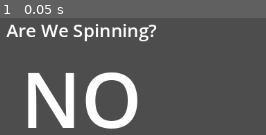
Above: before the commit, frame 1.
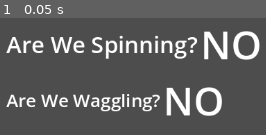
Above: after the commit, the same moment.

Repository: W-Cooke/Godot-Spin
Game: Godot game, scene res://main.tscn
Two runs of this game, one before a commit and one after it. Both use one fixed random seed, a clock stepped at 60 frames per second and the inputs below.
Inputs:
- Up to frame 1 (0.05 s): no input

The runs differ from the first frame. In frame 1, 24% of the frame differs, in the area x 2-98%, y 5-95%.

Commit message:
implementing waggle detection
Heh, waggle.

Diff:
--- /dev/null
+++ b/Waggler.gd
@@ -0,0 +1,38 @@
+extends Node
+
+#TODO: attach waggle script to check for waggle
+var waggle_array = []
+var is_spinning : bool = false
+var is_waggling : bool = false
+signal waggle_signal
+
+func waggle():
+	var stick_rotation: Vector2 = Vector2(Input.get_joy_axis(0, JOY_AXIS_RIGHT_Y), Input.get_joy_axis(0, JOY_AXIS_RIGHT_X))
+	if stick_rotation.y > 0.2 or stick_rotation.y < -0.2:
+		waggle_array.push_front(stick_rotation.y)
+	if waggle_array.size() > 21:
+		# same hacky method to get ride of one null value at beginning of array ¯\_(ツ)_/¯
+		waggle_array.resize(20)
+		print(is_spinning)
+		waggle_array.resize(1)
+		#TODO: calculate threshold for detecting waggle, implement waggle script
+		#TODO: look up array methods to figure this out
+
+func _process(_delta):
+	waggle()
+
+func reset_bools():
+	is_waggling = false
+
+func signal_bools():
+	if is_waggling:
+		waggle_signal.emit("YES")
+	else:
+		waggle_signal.emit("NO")
+
+func _on_spinner_spinning_signal(string):
+	# ensures that waggle script won't execute when stick is spinning
+	if string == "NO":
+		is_spinning = false
+	else:
+		is_spinning = true
--- a/main.gd
+++ b/main.gd
@@ -1,6 +1,7 @@
 extends Node
 
-@onready var spin_label = $VBoxContainer/Label2
+@onready var spin_label = $VBoxContainer/HBoxContainer/Label2
+@onready var waggle_label = $VBoxContainer/HBoxContainer2/Label3
 
 var spinning_clockwise = false
 var spinning_anticlockwise = false
@@ -10,3 +11,7 @@
 
 func _on_spinner_spinning_signal(string):
 	spin_label.text = string
+
+
+func _on_waggler_waggle_signal(string):
+	waggle_label.text = string
--- a/main.tscn
+++ b/main.tscn
@@ -1,13 +1,17 @@
-[gd_scene load_steps=3 format=3 uid="uid://fatf0k3rjpda"]
+[gd_scene load_steps=4 format=3 uid="uid://fatf0k3rjpda"]
 
 [ext_resource type="Script" path="res://main.gd" id="1_78q1y"]
 [ext_resource type="PackedScene" uid="uid://o5y1frrf2get" path="res://spinner.tscn" id="1_xwp8b"]
+[ext_resource type="Script" path="res://Waggler.gd" id="3_isktw"]
 
 [node name="main" type="Node"]
 script = ExtResource("1_78q1y")
 
 [node name="Spinner" parent="." instance=ExtResource("1_xwp8b")]
 position = Vector2(572, 322)
+
+[node name="Waggler" type="Node" parent="."]
+script = ExtResource("3_isktw")
 
 [node name="VBoxContainer" type="VBoxContainer" parent="."]
 offset_left = 38.0
@@ -20,13 +24,29 @@
 
 [node name="Label" type="Label" parent="VBoxContainer/HBoxContainer"]
 layout_mode = 2
-theme_override_font_sizes/font_size = 26
+theme_override_font_sizes/font_size = 33
 text = "Are We Spinning?"
 
-[node name="Label2" type="Label" parent="VBoxContainer"]
+[node name="Label2" type="Label" parent="VBoxContainer/HBoxContainer"]
 layout_mode = 2
-theme_override_font_sizes/font_size = 111
+theme_override_font_sizes/font_size = 56
+text = "NO"
+horizontal_alignment = 1
+
+[node name="HBoxContainer2" type="HBoxContainer" parent="VBoxContainer"]
+layout_mode = 2
+
+[node name="Label" type="Label" parent="VBoxContainer/HBoxContainer2"]
+layout_mode = 2
+theme_override_font_sizes/font_size = 26
+text = "Are We Waggling?"
+
+[node name="Label3" type="Label" parent="VBoxContainer/HBoxContainer2"]
+layout_mode = 2
+theme_override_font_sizes/font_size = 56
 text = "NO"
 horizontal_alignment = 1
 
 [connection signal="spinning_signal" from="Spinner" to="." method="_on_spinner_spinning_signal"]
+[connection signal="spinning_signal" from="Spinner" to="Waggler" method="_on_spinner_spinning_signal"]
+[connection signal="waggle_signal" from="Waggler" to="." method="_on_waggler_waggle_signal"]
